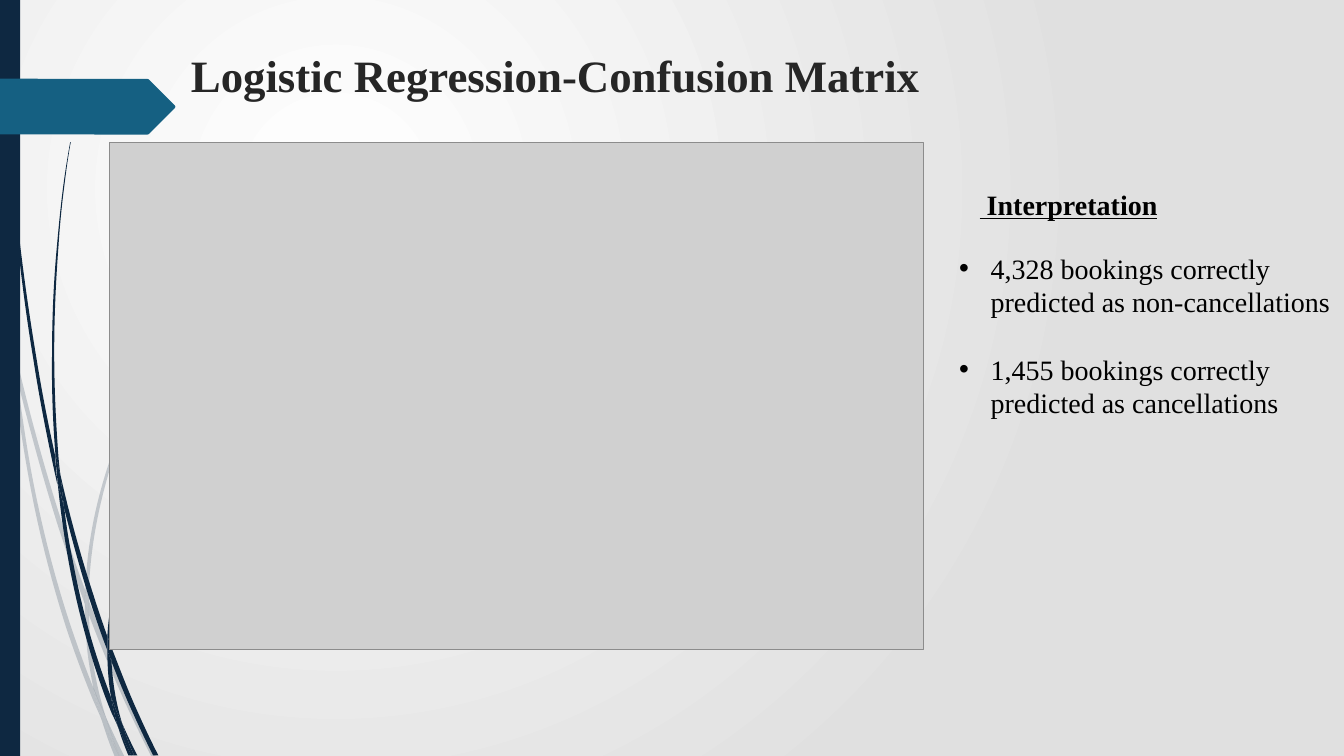
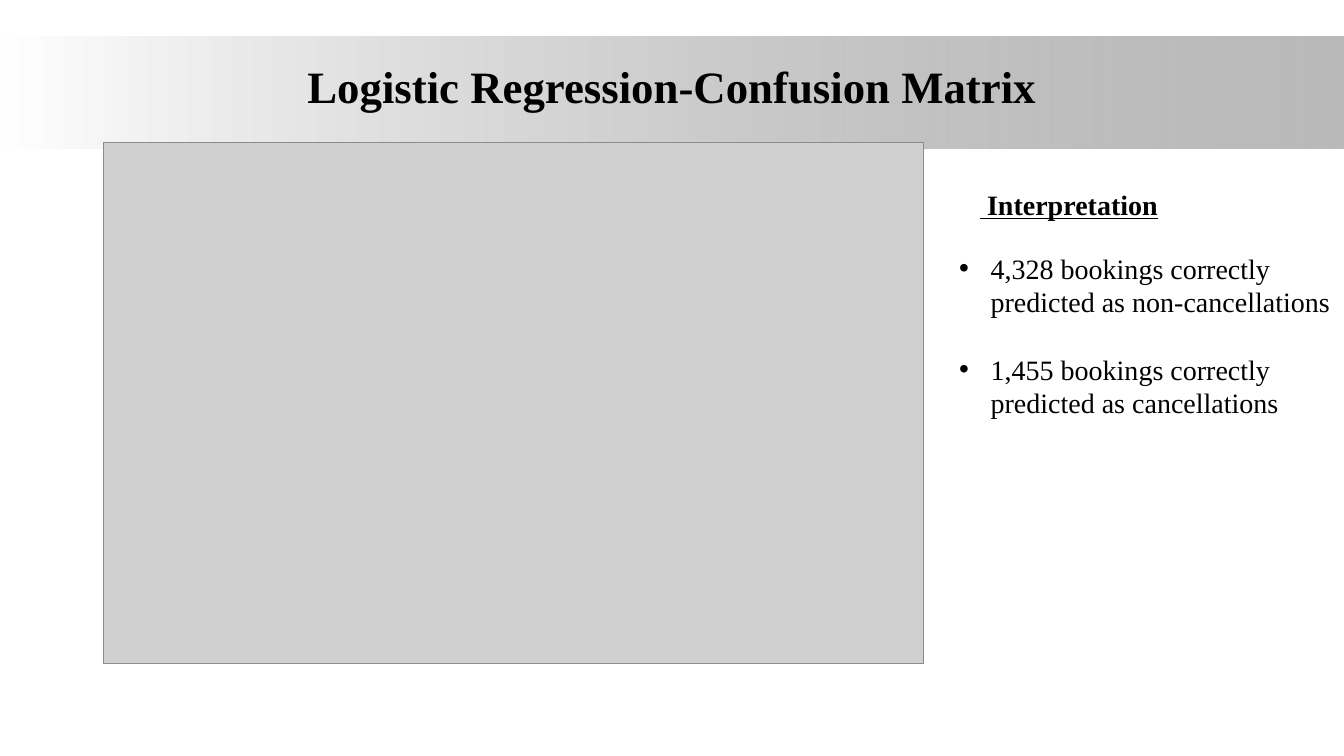
Before and after one commit to James-tech4/JAMES-PHASE-3-DSPT-8-PROJECT, a slide deck: slide 13 of Presentation.pptx (slide 12 before the commit). Drawn at 1344x756 pixels with LibreOffice and Linux fonts; fonts in the diff are those of the drawing; grey boxes stand for pictures; background and template pictures are left out. Boxes give left, top, right and bottom in pixels: in the first picture for what was removed or moved away, otherwise in the second. Text is boxed around its words. In the diff, an @@ line names an element or a change of style, - is before the commit and + after.

```diff
--- a/Presentation.pptx
+++ b/Presentation.pptx
@@ background gradient #FFFFFF to #E1E1E1 to #FFFFFF @@
@@ rectangle removed at (0,0,20,756) @@
@@ rectangle added at (0,36,1344,147), fill gradient #FFFFFF to #808080 @@
@@ title "Logistic Regression-Confusion Matrix" at (307,71,1035,112): text colour #262626 to #000000; alignment left to centre; vertical alignment top to middle @@
@@ freeform shape removed at (0,79,175,134) @@
@@ picture: place and size @@
-picture at (110,142,925,650)
+picture at (104,142,925,663)
@@ group removed at (0,154,315,756): 10 freeform shapes @@
@@ group removed at (3,0,262,756): 12 freeform shapes @@
```
Also in this commit, not shown: 21 other slides changed, 1 slide added, 1 other file.
